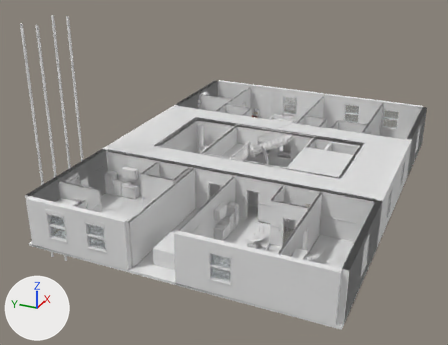
What one commit did to the glTF model game/assets/building/floor_02.gltf.
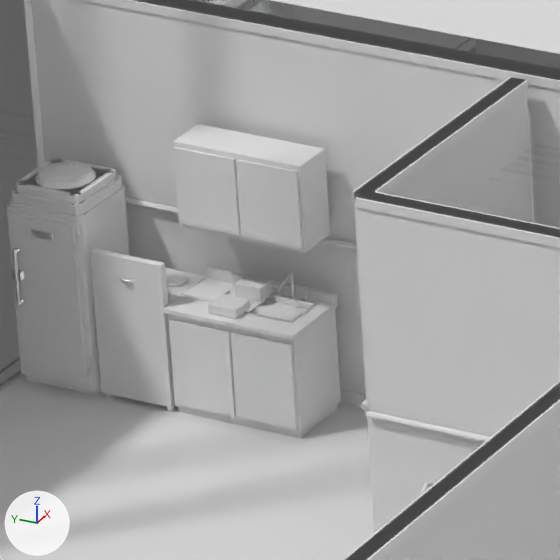
The first picture shows the older version from a 50 mm lens placed at (-39.6, -15.0, 23.4), pointed at (-2.2, 1.9, 4.7). The close-ups show the older and then the newer version on the part from 23% to 36% of the width and 45% to 62% of the height of that picture. Only the edits that show in the close-ups are written down. Every picture has the same lights, and +X, +Y and +Z are marked at lower left. Objects named as collision shapes, trigger or cutter boxes, shadow casters or lower levels of detail are left out. Vertices at exactly the same position are counted once.

In view in the first close-up: 'F02_ceiling_tin_ceiling', 'F02_finish_f02_w03', 'F02_finish_f02_w09', 'F02_floors_floor_oak', 'F02_furnish_appliance', 'F02_furnish_countertop', 'F02_furnish_enamel', 'F02_furnish_soot', 'F02_furnish_trim', 'F02_furniture_porcelain-col', 'F02_trim', 'F02_walls-col' and 8 more.
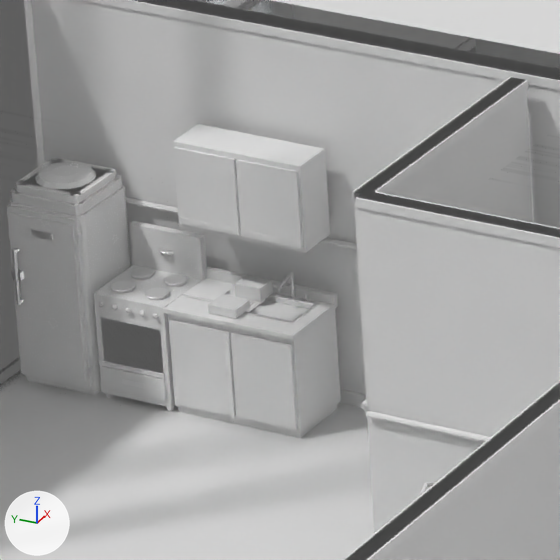
Pixel boxes [x1, y1, x2, y2] of what changed, in the close-ups (560 x 560 px; the box of a moved part takes in the faces that stretch with it):
'F02_furnish_enamel', reshaped: before [90, 249, 175, 407]; after [94, 221, 207, 407]
part 1 of me_f02_furnish_enamel, moved or reshaped: before [90, 249, 168, 308]; after [130, 221, 207, 279]
part 2 of me_f02_furnish_soot, moved or reshaped (not visible before): after [101, 318, 164, 374]
part 3 of me_f02_furnish_soot, moved or reshaped (not visible before): after [102, 361, 165, 379]

The change, as a diff of the scene's bpy script:
```diff
--- a/game/assets/building/floor_02.gltf.py
+++ b/game/assets/building/floor_02.gltf.py
@@ me_f02_furnish_enamel @@
 # used by ob_f02_furnish_enamel; location = (0.0, 0.0, 0.0)
-me_f02_furnish_enamel.from_pydata(...)  # 156 vertices, 244 faces; spans x -12.1..13.5, y -5.5..8.8, z 3.2..4.4
+me_f02_furnish_enamel.from_pydata(...)  # 132 vertices, 208 faces; spans x -12.1..13.5, y -5.5..8.8, z 3.2..4.4
+# me_f02_furnish_enamel part 1: the loose piece of 8 vertices spanning x -6.1, y 8.2..8.8, z 4.1..4.4 is moved by (0.5, 0.0, 0.0)
+# other edits to the shape of me_f02_furnish_enamel do not show in these pictures
 me_f02_furnish_enamel.materials.append(mat_m_enamel)
@@ me_f02_furnish_soot @@
 me_f02_furnish_soot.from_pydata(...)  # 1284 vertices, 2240 faces; spans x -13.0..13.2, y -6.0..9.5, z 3.2..5.1
 # used by ob_f02_furnish_soot; location = (0.0, 0.0, 0.0)
+# me_f02_furnish_soot part 2: the loose piece of 8 vertices spanning x -5.5, y 8.3..8.6, z 3.7..3.8 is scaled about its middle by (1.87, 1.77, 2.81), then moved by (-0.6, 0.0, 0.0)
+# me_f02_furnish_soot part 3: the loose piece of 8 vertices spanning x -5.5, y 8.2..8.8, z 3.5 is moved by (-0.6, 0.0, 0.0)
 me_f02_furnish_soot.materials.append(mat_m_soot)
```
